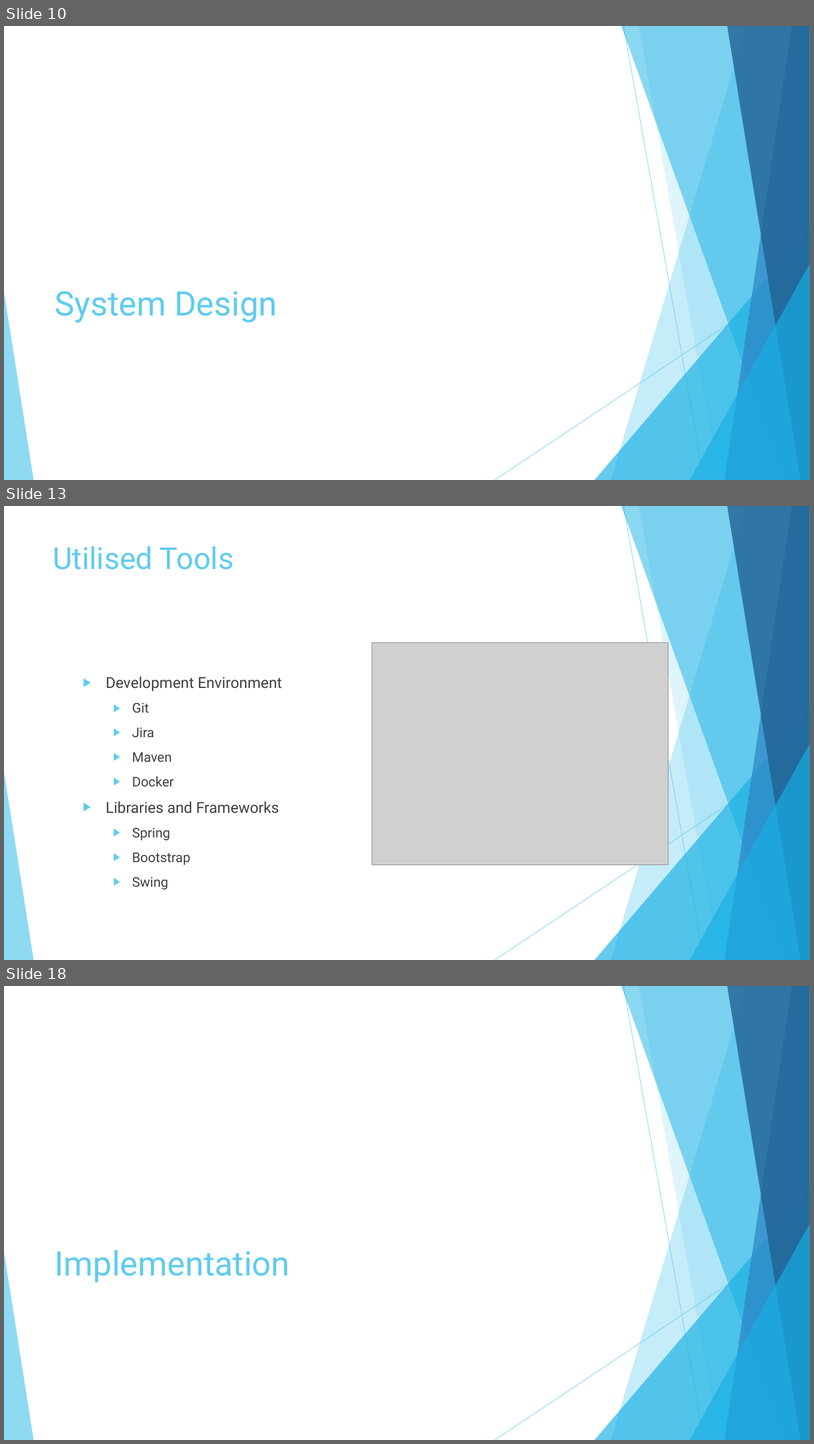
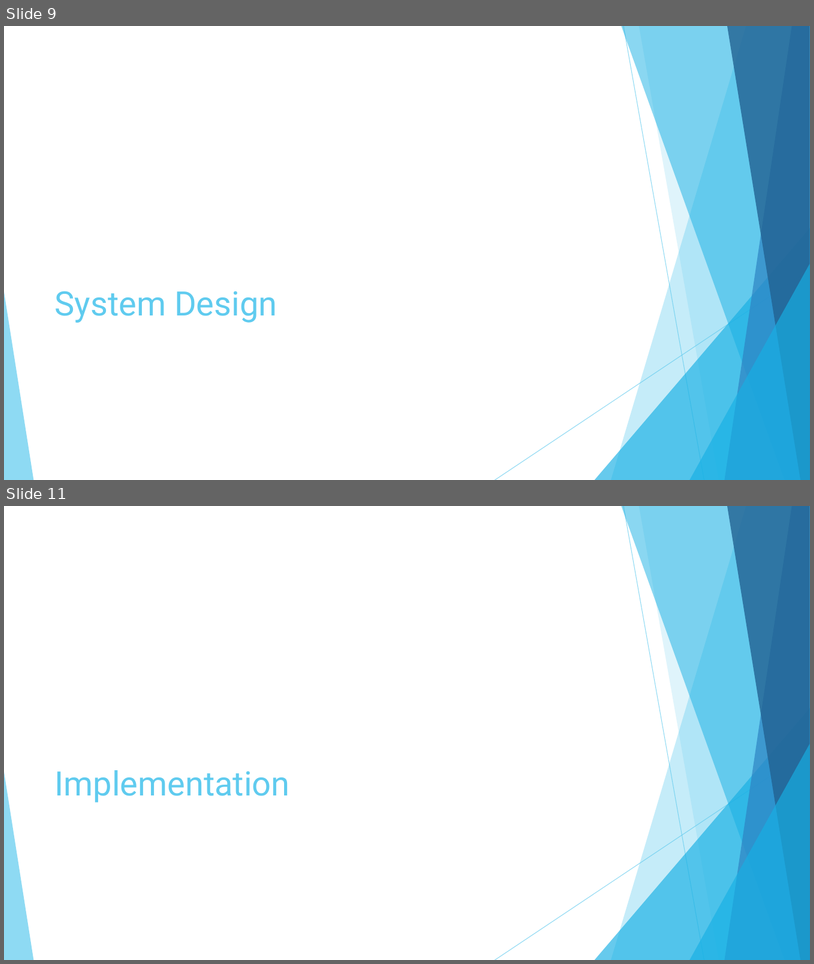
Before and after one commit to DaveWoodie/SpringWater, a slide deck: Project SpringWater 4 Weeks.pptx. Shown one above the other, each under a label of ours: slides 10, 13 and 18 before the commit, slides 9 and 11 after it; the slides between them are not shown. The pictures are 814x1444 and 814x964 pixels, drawn with LibreOffice and Linux fonts; fonts in the diff are those of the drawing; grey boxes stand for pictures. Boxes give left, top, right and bottom in pixels: in the first picture for what was removed or moved away, otherwise in the second. Text is boxed around its words. In the diff, an @@ line names an element or a change of style, - is before the commit and + after.

```diff
--- a/Project SpringWater 4 Weeks.pptx
+++ b/Project SpringWater 4 Weeks.pptx
@@ slide 13 removed at box(4, 506, 810, 960), background #FFFFFF; not listed: 10 template elements that a slide beside it also shows @@
@@ title removed at box(53, 546, 234, 570) @@
-Utilised Tools
@@ picture removed at box(372, 642, 669, 865) @@
@@ text removed at box(106, 676, 282, 889) @@
-▶ Development Environment
-  ▶ Git
-  ▶ Jira
-  ▶ Maven
-  ▶ Docker
-▶ Libraries and Frameworks
-  ▶ Spring
-  ▶ Bootstrap
-  ▶ Swing
@@ what was slide 10 is now slide 9 @@
@@ what was slide 18 is now slide 11 @@
```
Also in this commit, not shown: 1 slide changed, 1 slide added, 7 other slides removed, 2 other files.
